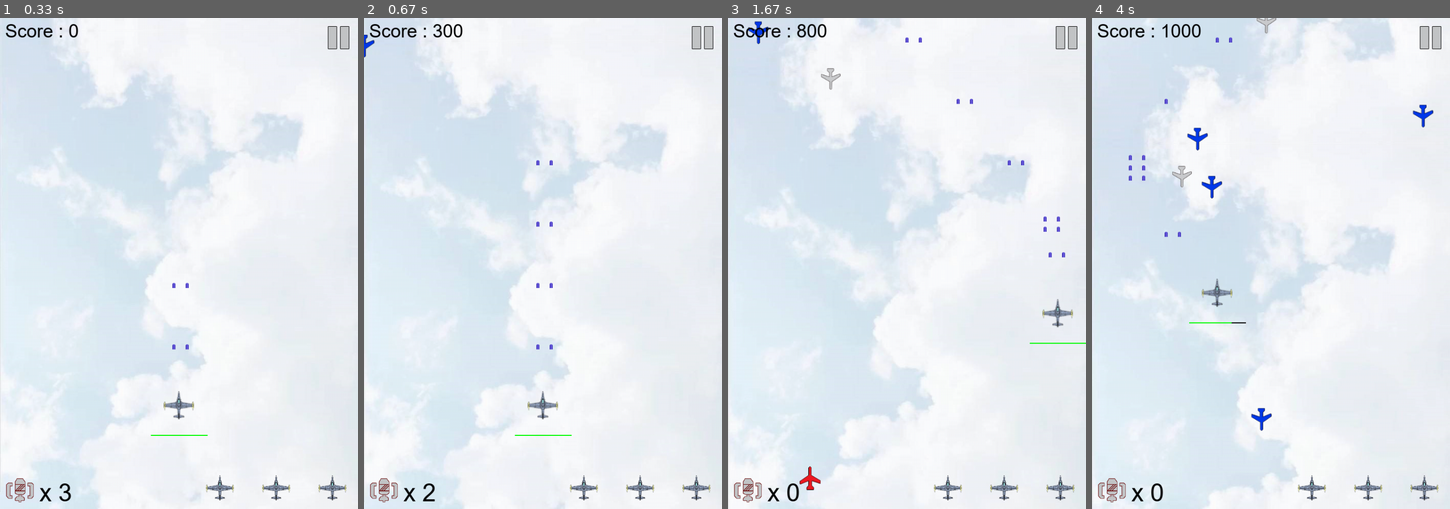
Above: before the commit, frames 1-4 (left to right).
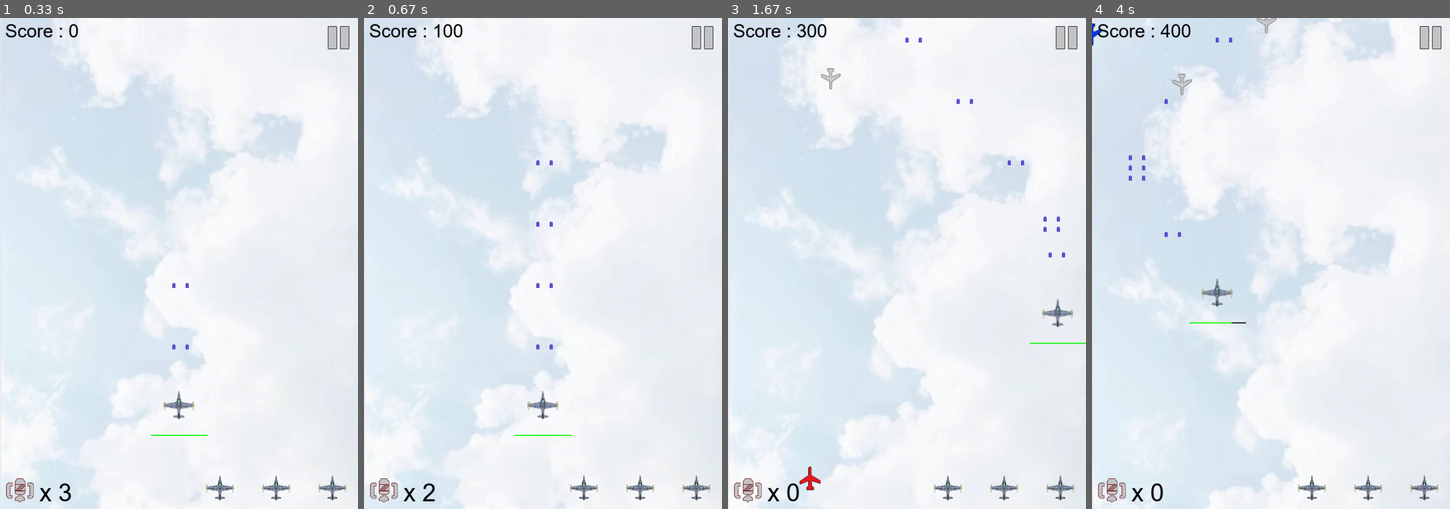
Above: after the commit, the same moments.

Repository: charlie-ccw/Pygame-project
Game: pygame game, started from main.py
Two runs of this game, one before a commit and one after it. Both use one fixed random seed, a clock stepped at 60 frames per second and the inputs below.
Inputs:
- Up to frame 1 (0.33 s): no input
- Up to frame 2 (0.67 s): tap Space at 0.33 s
- Up to frame 3 (1.67 s): hold D 0.67-1.13 s; tap Space at 0.73, 1.03, 1.23, 1.57 s; hold W 1.17-1.47 s; hold D from 1.5 s (still down)
- Up to frame 4 (4 s): tap Space at 1.87, 2.07, 2.37, 2.63, 2.97, 3.27, 3.4, 3.8 s; release D at 1.97 s; hold A 2-2.53 s; hold S 2.57-2.87 s; hold A 2.9-3.3 s; hold W 3.33-3.7 s; hold D from 3.73 s (still down)

Frame 1 is identical in both runs. In frame 2, 0.1% of the frame differs, in the area x 0-22%, y 1-9%; in frame 3, 0.1%; in frame 4, 0.7%, in the area x 0-96%, y 1-85%.

Commit message:
Update main.py

Diff:
--- a/main.py
+++ b/main.py
@@ -106,10 +106,8 @@
     add_enemy4(enemy4, enemies, 2)
 
     enemy5 = pygame.sprite.Group()
-    add_enemy5(enemy5, enemies, 1)
 
     enemy6 = pygame.sprite.Group()
-    add_enemy6(enemy6, enemies, 1)
 
     enemy7 = pygame.sprite.Group()
     add_enemy7(enemy7, enemies, 1)
@@ -326,6 +324,8 @@
             # add more enemy planes to increase the difficulty level
             add_enemy1(enemy1, enemies, 1)
             add_enemy4(enemy4, enemies, 1)
+            add_enemy5(enemy5, enemies, 1)
+            add_enemy6(enemy6, enemies, 1)
 
             # increase the speed of the small enemy plane
             inc_speed(enemy1, 1)
